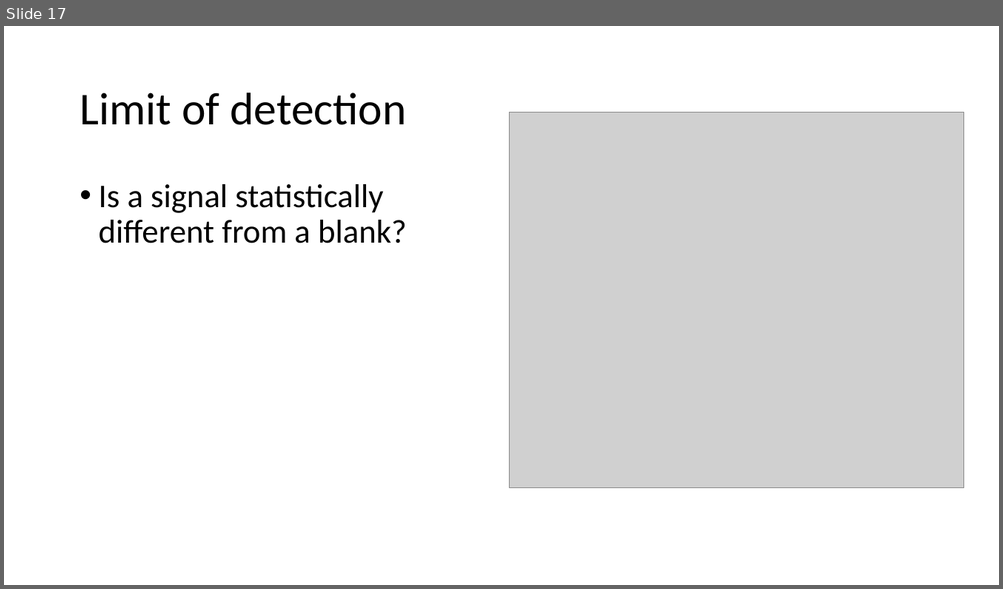
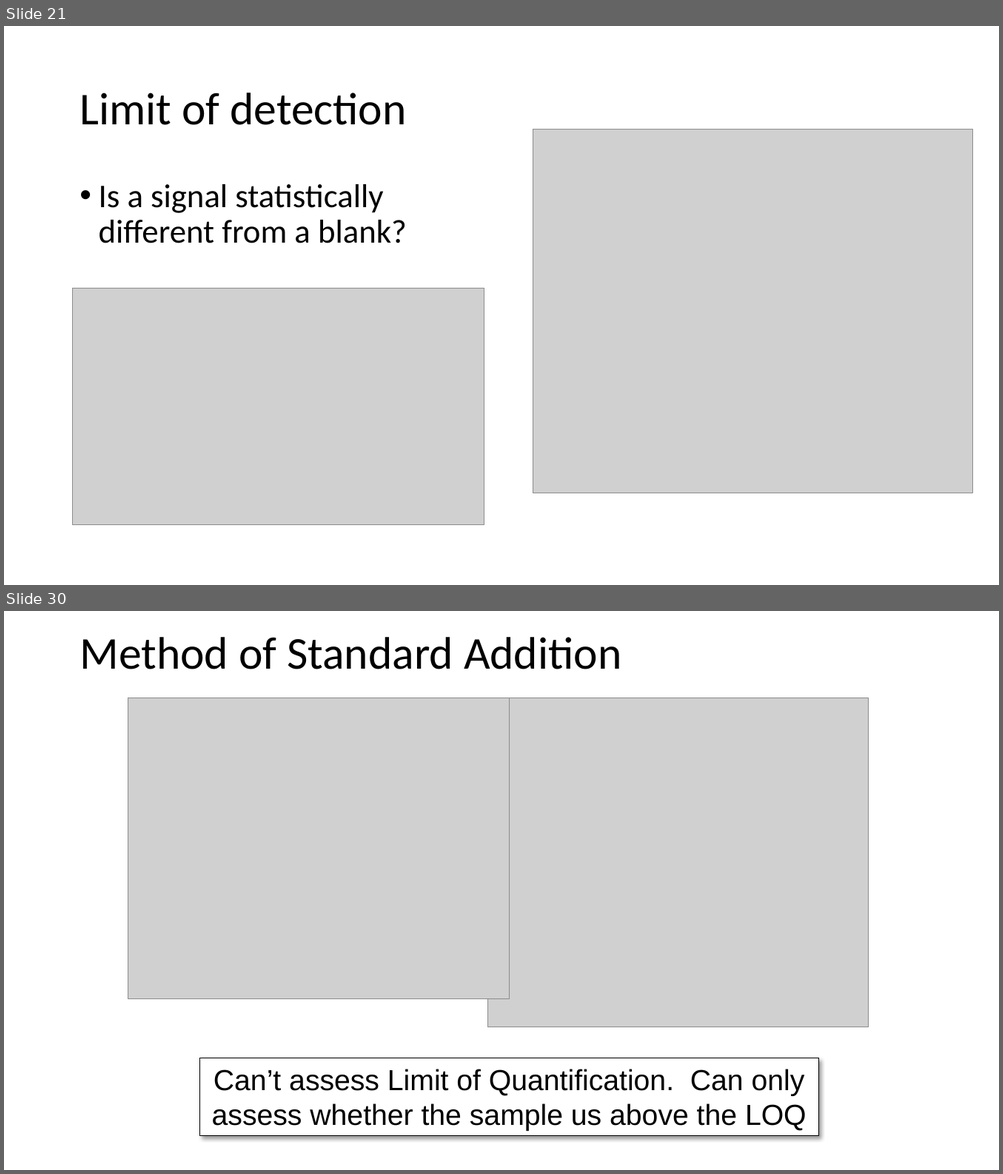
Before and after one commit to beliveau-lab/gen575, a slide deck: lectures/3.Quant101.Calibration.pptx. Shown one above the other, each under a label of ours: slide 17 before the commit, slides 21 and 30 after it; the slides between them are not shown. The pictures are 1003x589 and 1003x1174 pixels, drawn with LibreOffice and Linux fonts; fonts in the diff are those of the drawing; grey boxes stand for pictures. Boxes give left, top, right and bottom in pixels: in the first picture for what was removed or moved away, otherwise in the second. Text is boxed around its words. In the diff, an @@ line names an element or a change of style, - is before the commit and + after.

```diff
--- a/lectures/3.Quant101.Calibration.pptx
+++ b/lectures/3.Quant101.Calibration.pptx
@@ slide 30 added at (x1=4, y1=611, x2=999, y2=1170), background #FFFFFF @@
@@ title added at (x1=79, y1=637, x2=621, y2=669), 44 pt, text #000000 @@
+Method of Standard Addition
@@ picture added at (x1=128, y1=698, x2=509, y2=999) @@
@@ picture added at (x1=488, y1=698, x2=868, y2=1028) @@
@@ rectangle added at (x1=199, y1=1059, x2=818, y2=1136), fill #FFFFFF, outline #000000 0.75 pt, 28 pt, text #000000 @@
+Can’t assess Limit of Quantification. Can only assess whether the sample us above the LOQ
@@ what was slide 17 is now slide 21 @@
@@ slide 21 changed as well @@
@@ picture resized from (x1=510, y1=113, x2=964, y2=488) to (x1=533, y1=130, x2=973, y2=494) @@
@@ picture added at (x1=73, y1=289, x2=484, y2=526) @@
```
Also in this commit, not shown: 2 other slides changed, 12 other slides added.
